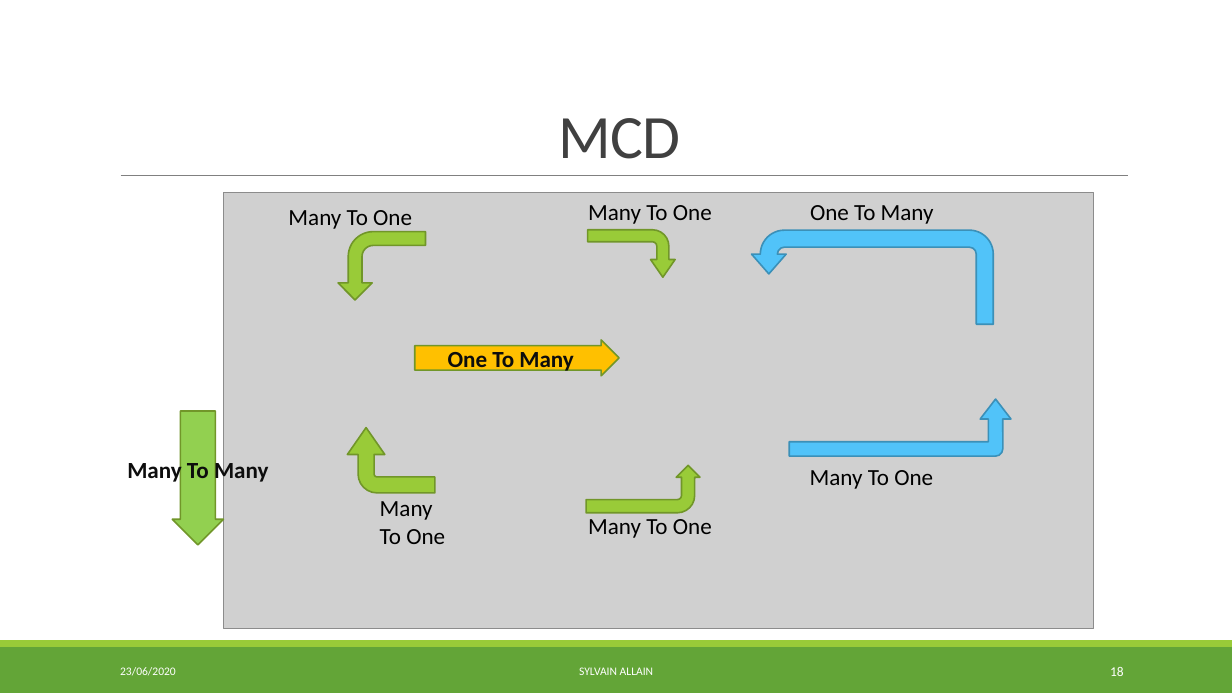
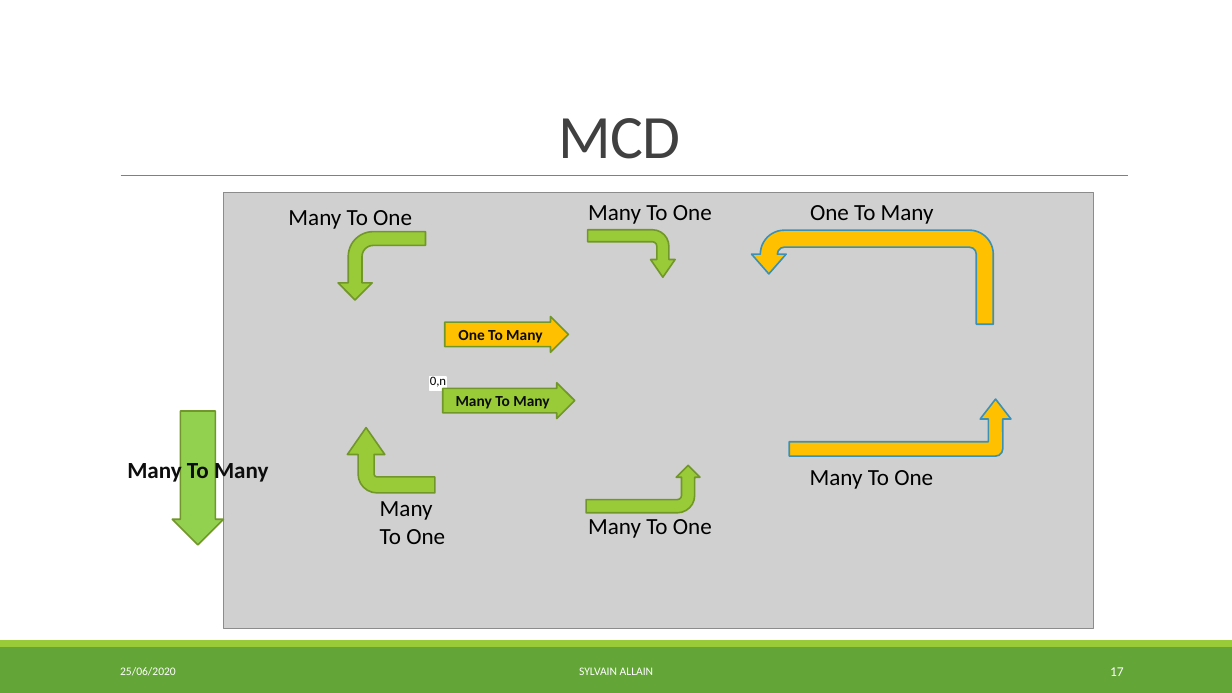
Before and after one commit to S2LF/ProjetPro, a slide deck: slide 17 of ProjetTof’Box.pptx (slide 18 before the commit). Drawn at 1232x693 pixels with LibreOffice and Linux fonts; fonts in the diff are those of the drawing; grey boxes stand for pictures. Boxes give left, top, right and bottom in pixels: in the first picture for what was removed or moved away, otherwise in the second. Text is boxed around its words. In the diff, an @@ line names an element or a change of style, - is before the commit and + after.

```diff
--- a/ProjetTof’Box.pptx
+++ b/ProjetTof’Box.pptx
@@ uturn arrow at box(751, 230, 994, 324): fill #51C3F9 to #FFC000 @@
@@ right arrow "One To Many": place and size @@
-right arrow "One To Many" at box(415, 340, 619, 376)
+right arrow "One To Many" at box(445, 317, 568, 353)
@@ right arrow "One To Many" at box(445, 317, 568, 353): size 18 to 12 pt @@
@@ rectangle added at box(430, 377, 446, 390), fill #FFFFFF, outline #FFFFFF 1.25 pt @@
@@ text added at box(430, 374, 446, 389), 10 pt, text #000000 @@
+0,n
@@ right arrow added at box(443, 383, 575, 419), fill #99CB38, outline #719629 1.25 pt, 12 pt, text #0D0D0D, bold @@
+Many To Many
@@ bent arrow at box(789, 399, 1011, 457): fill #51C3F9 to #FFC000 @@
@@ text at box(120, 667, 176, 676): text changed @@
-23/06/2020
+25/06/2020
@@ page number at box(1110, 667, 1124, 676): text changed @@
-18
+17
```
Also in this commit, not shown: 29 other slides changed, 1 slide added, 2 other files.
